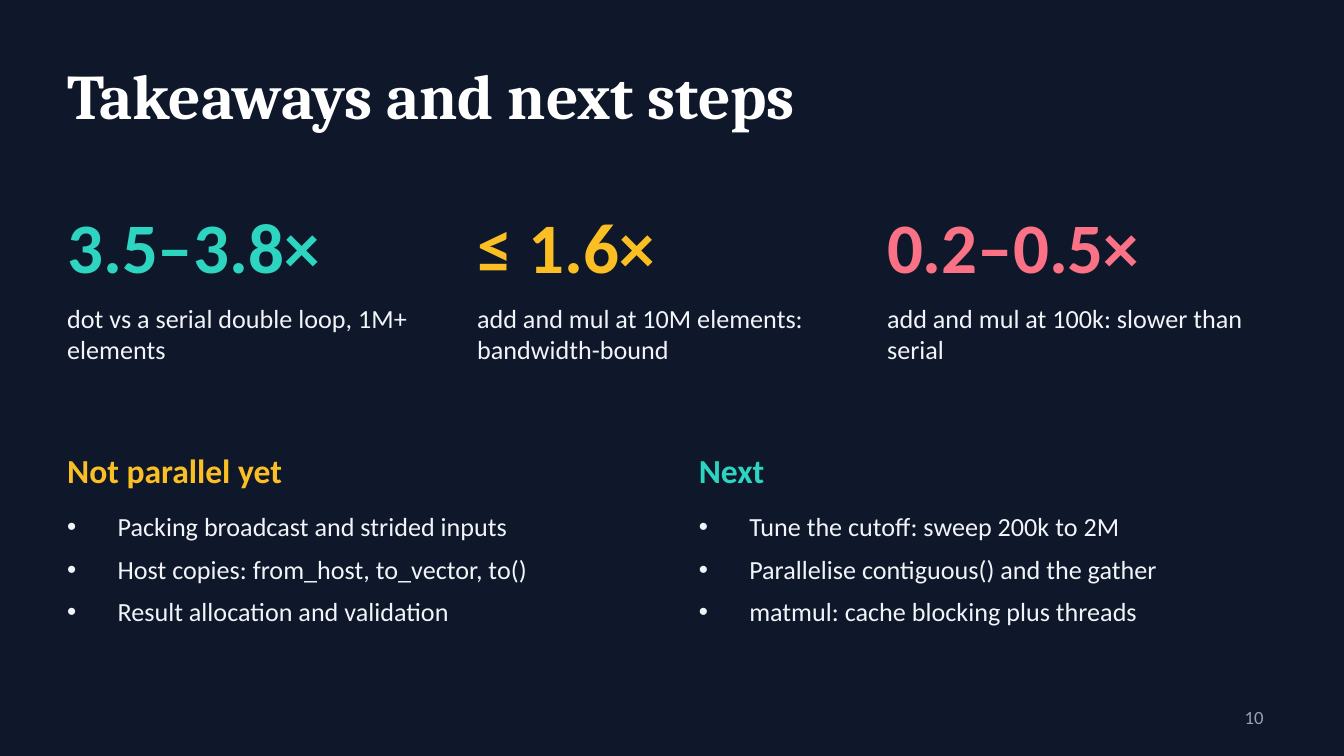
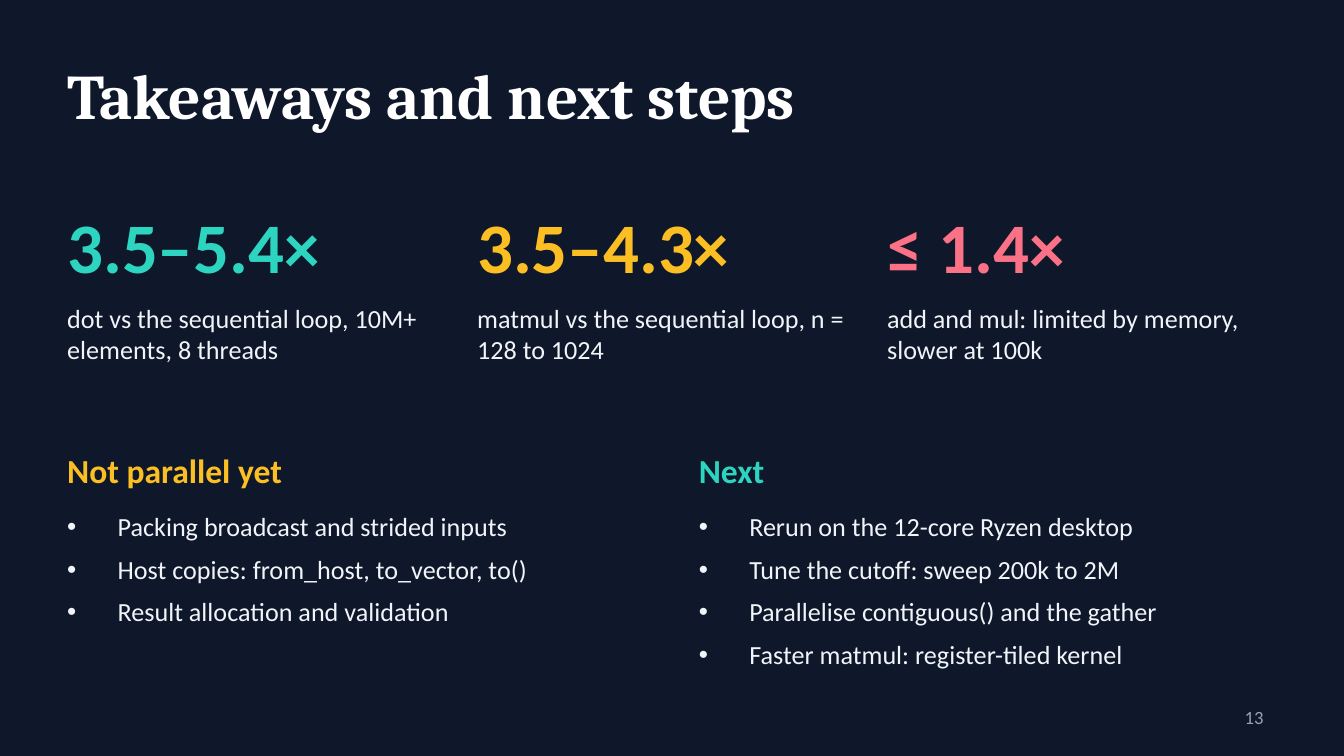
Before and after one commit to bakir004/mensurflow, a slide deck: slide 13 of docs/parallelisation.pptx (slide 10 before the commit). Drawn at 1344x756 pixels with LibreOffice and Linux fonts; fonts in the diff are those of the drawing. Boxes give left, top, right and bottom in pixels: in the first picture for what was removed or moved away, otherwise in the second. Text is boxed around its words. In the diff, an @@ line names an element or a change of style, - is before the commit and + after.

Commit message:
docs: matmul results, kernel status, and updated slides
- BENCHMARKS.md: matmul section with laptop results for the default and
  the -march=native builds.
- KERNELS.md: status table rewritten for the Tensor API, and the P0
  items that exist (add, sub, mul, div, dot, matmul) ticked.
- parallelisation.pptx: sequential baseline slide, charts against the
  sequential implementation, and matrix multiplication slides.

```diff
--- a/docs/parallelisation.pptx
+++ b/docs/parallelisation.pptx
@@ text at box(67, 226, 319, 274): text changed @@
-3.5–3.8×
+3.5–5.4×
@@ text at box(477, 226, 729, 274): text changed @@
-≤ 1.6×
+3.5–4.3×
@@ text at box(938, 227, 1064, 274): text changed @@
-0.2–0.5×
+≤ 1.4×
@@ text at box(67, 310, 417, 362): text changed @@
-dot vs a serial double loop, 1M+ elements
+dot vs the sequential loop, 10M+ elements, 8 threads
@@ text at box(477, 310, 825, 359): text changed @@
-add and mul at 10M elements: bandwidth-bound
+matmul vs the sequential loop, n = 128 to 1024
@@ text at box(887, 310, 1238, 359): text changed @@
-add and mul at 100k: slower than serial
+add and mul: limited by memory, slower at 100k
@@ text at box(749, 518, 1133, 541): paragraph added @@
+• Rerun on the 12-core Ryzen desktop
@@ text at box(749, 646, 1122, 669): text changed @@
-• matmul: cache blocking plus threads
+• Faster matmul: register-tiled kernel
@@ page number at box(1245, 712, 1264, 724): text changed @@
-10
+13
```
Also in this commit, not shown: 3 other slides changed, 3 slides added, 2 other files.
